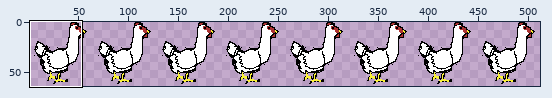
One commit to this sprite sheet: assets/chicken.png. Above, an overview of the earlier version with the close-up marked.
Close-up. First the earlier version:
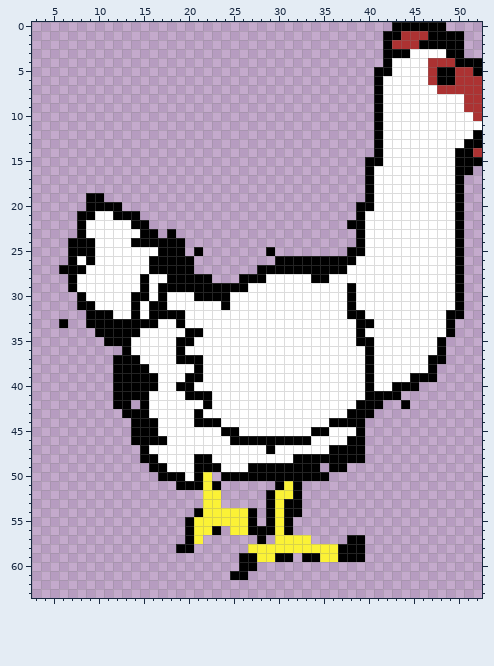
The file is 512x64 pixels. Shown: x 3..52, y 0..63. The wide view leaves out empty margins. The commit also changed other parts of the picture, which this record leaves out.
And afterwards:
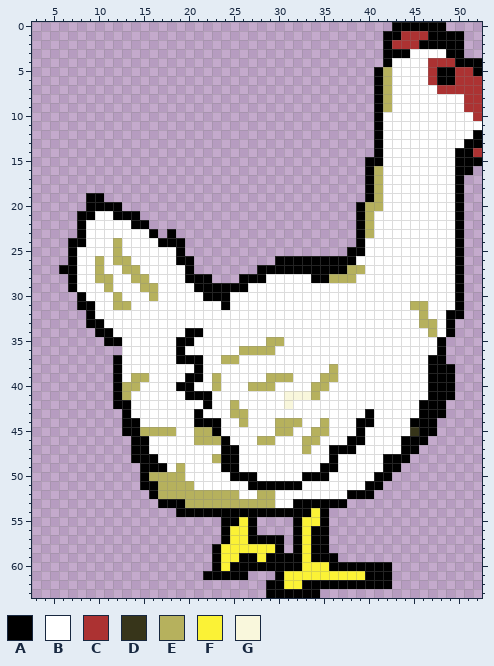
Palette (. is transparent): A #000000  B #ffffff  C #ac3232  D #37351a  E #b6b15d  F #fbf236  G #f9f7dc
The edit:
@@ x 40..44 @@
  4 ..ABB
- 5 .AABB
- 6 .ABBB
- 7 .ABBB
- 8 .ABBB
- 9 .ABBB
+ 5 .AEBB
+ 6 .AEBB
+ 7 .AEBB
+ 8 .AEBB
+ 9 .AEBB
 10 .ABBB
@@ x 3..52 @@
 15 .....................................AABBBBBBBBAAA
-16 .....................................ABBBBBBBBBAA.
-17 .....................................ABBBBBBBBBA..
-18 .....................................ABBBBBBBBBA..
-19 ......AA.............................ABBBBBBBBBA..
-20 ......AAAA..........................AABBBBBBBBBA..
-21 .....AABBAAA........................ABBBBBBBBBBA..
-22 .....ABBBBBAA......................AABBBBBBBBBBA..
-23 .....ABBBBBBAA.A....................ABBBBBBBBBBA..
-24 ....AAABBBBAAAAAA...................ABBBBBBBBBBA..
-25 ....AAABBBBBBBAAA.A.......A........AABBBBBBBBBBA..
-26 ....ABABBBBBBAAAAA.........AAAAAAAAABBBBBBBBBBBA..
-27 ...AAABBBBBBBAAAAA.......AAAAAAAAAABBBBBBBBBBBBA..
-28 ....ABBBBBBBABBAAAAA...AAABBBBBAABBBBBBBBBBBBBBA..
-29 ....ABBBBBBBABAAAAAAAAAABBBBBBBBBBBABBBBBBBBBBBA..
-30 .....ABBBBBAABABBBAAAABBBBBBBBBBBBBABBBBBBBBBBBA..
-31 .....AABBBBABAABBBBBBABBBBBBBBBBBBBABBBBBBBBBBBA..
-32 ......AAABBABAAAABBBBBBBBBBBBBBBBBBAABBBBBBBBBAA..
-33 ...A..AAAAAAAABBABBBBBBBBBBBBBBBBBBBAABBBBBBBBA...
-34 .......AAAAABBBBBAABBBBBBBBBBBBBBBBBABBBBBBBBBA...
-35 ........AAABBBBBAABBBBBBBBBBBBBBBBBBAABBBBBBBA....
-36 ..........ABBBBBABBBBBBBBBBBBBBBBBBBBABBBBBBBA....
-37 .........AAABBBBAAABBBBBBBBBBBBBBBBBBABBBBBBAA....
-38 .........AAAABBBBBABBBBBBBBBBBBBBBBBBABBBBBBA.....
-39 .........AAAAABBBAABBBBBBBBBBBBBBBBBBABBBBAAA.....
-40 .........AAAAABBAABBBBBBBBBBBBBBBBBBBABBAAA.......
-41 .........AAAABBBBAAABBBBBBBBBBBBBBBBBAAAA.........
-42 .........AA.ABBBBBBABBBBBBBBBBBBBBBBAAA..A........
-43 ..........AAABBBBBABBBBBBBBBBBBBBBBAAA............
-44 ...........AAABBBBAAABBBBBBBBBBBBAAAA.............
-45 ...........AAABBBBBBBAABBBBBBBBAABBBA.............
-46 ...........AAAABBBBBBBAAAAAAAAABBBBAA.............
-47 ............ABBBBBBBBBBBBBABBBBBBAAAA.............
-48 ............AABBBBAABBBBBBBBBAAAAAAAA.............
-49 .............AABBBAAABBBAAAAAAAA.AA...............
-50 ..............AAABAF.AAAAAAAAAAAA.................
-51 ................AAAFA......AFA....................
-52 ...................FF.....AFFA....................
-53 ...................FF.....AFAA....................
-54 ..................AFFFFFA.AFAA....................
-55 .................AFFFFFFA.AFA.....................
-56 .................AFFA.FFAAAFA.....................
-57 .................AF......A.FFFF....AA.............
-58 ................AA......FFFFFFFFFFAAA.............
-59 .......................AAFFAA.AAFFAAA.............
-60 .......................AA.........................
-61 ......................AA..........................
-62 ..................................................
-63 ..................................................
+16 .....................................AEBBBBBBBBAA.
+17 .....................................AEBBBBBBBBA..
+18 .....................................AEBBBBBBBBA..
+19 ......AA.............................AEBBBBBBBBA..
+20 ......AAAA..........................AEEBBBBBBBBA..
+21 .....AABBAAA........................AEBBBBBBBBBA..
+22 .....ABBBBBAA.......................AEBBBBBBBBBA..
+23 .....ABBBBBBBA.A....................AEBBBBBBBBBA..
+24 ....AABBBEBBBBAAA...................ABBBBBBBBBBA..
+25 ....ABBBBEBBBBBBA..................AABBBBBBBBBBA..
+26 ....ABBEBEEBBBBBAA.........AAAAAAAAABBBBBBBBBBBA..
+27 ...AABBEBBEEBBBBBA.......AAAAAAAAAAEEBBBBBBBBBBA..
+28 ....ABBEEBBEEBBBBAAA...AAABBBBBAAEEEBBBBBBBBBBBA..
+29 ....ABBBEBBBEEBBBBAAAAAABBBBBBBBBBBBBBBBBBBBBBBA..
+30 .....ABBBEBBBEBBBBBAAABBBBBBBBBBBBBBBBBBBBBBBBBA..
+31 .....AABBEEBBBBBBBBBBABBBBBBBBBBBBBBBBBBBBEEBBBA..
+32 ......ABBBBBBBBBBBBBBBBBBBBBBBBBBBBBBBBBBBBEBBAA..
+33 ......AABBBBBBBBBBBBBBBBBBBBBBBBBBBBBBBBBBBEEBA...
+34 .......AABBBBBBBBAABBBBBBBBBBBBBBBBBBBBBBBBBEBA...
+35 ........AABBBBBBAABBBBBBBBEEBBBBBBBBBBBBBBBBBA....
+36 ..........BBBBBBABBBBBBEEEEBBBBBBBBBBBBBBBBBBA....
+37 .........ABBBBBBAAABBEEBBBBBBBBBBBBBBBBBBBBBAA....
+38 .........ABBBBBBBBABBBBBBBBBBBBBBEBBBBBBBBBBAAA...
+39 .........ABEEBBBBAABEBBBBBEEEBBBEEBBBBBBBBBBAAA...
+40 .........AEEBBBBAABBEBBBEEEBBBBEEBBBBBBBBBBBAAA...
+41 .........AEBBBBBBAAABBBBBBBBGGGEBBBBBBBBBBBBAAA...
+42 .........AABBBBBBBBABBEBBBBBGBBBBBBBBBBBBBBAAA....
+43 ..........ABBBBBBBABBBEEBBBBBBBBBBBBBABBBBBAAA....
+44 ..........AABBBBBBAAABBEBBBEEEBBEBBBAABBBBAAA.....
+45 ..........AAEEEEBBEEABBBBBBEEBBEEBBBABBBBBDAA.....
+46 ...........AABBBBBEEEABBBEEBBBEEBBBAABBBBAAA......
+47 ...........AABBBBBBBBAABBBBBBBEBBAAABBBBBAA.......
+48 ...........AAABBBBBBEAABBBBBBBBBBABBBBBAAA........
+49 ............AAABEBBBBAABBBBBBBBBAABBBBBAA.........
+50 ............AEEEEBBBBBAAABBBBBAAABBBBBAA..........
+51 ............AAEEEEBBBBBBAAAAAABBBBBBBAA...........
+52 .............AEEEEEEEEEBBEEBBBBBBBBAAA............
+53 ..............AAAEEEEEEEEEEBBAAAAAA...............
+54 ................AAAAAAAAAAAAAAAFA.................
+55 .....................AAFA....AFFA.................
+56 .....................AFFA....AFAA.................
+57 .....................AFFAAAA.AFAA.................
+58 ....................AFFFFFFA.AFAA.................
+59 ....................AFFAAFAAAAFAAA................
+60 ....................AFAAAAAAAAFFFAAAAAAA..........
+61 ...................AAAAA...AFFFFFFFFFAAA..........
+62 ..........................AAFFAAAAAAAAAA..........
+63 ..........................AAAAAA..................
Pixel boxes of the changes (left, top, right, bottom) in both close-ups:
changed: (383, 67, 392, 112)
changed: (59, 166, 455, 598)
